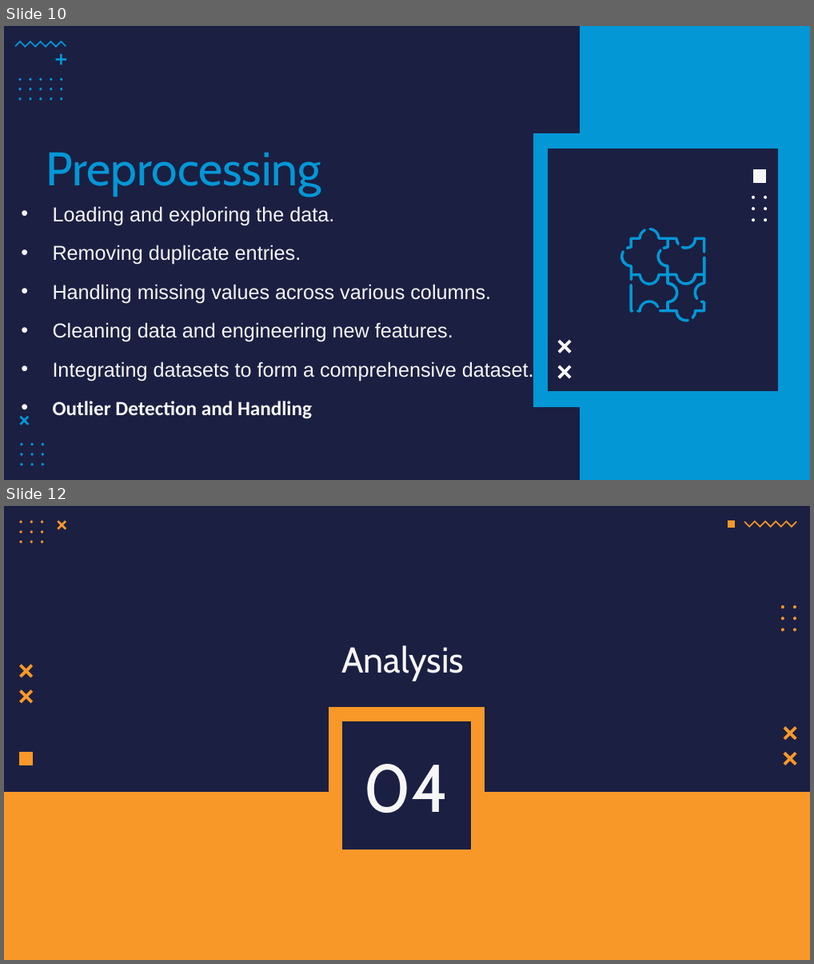
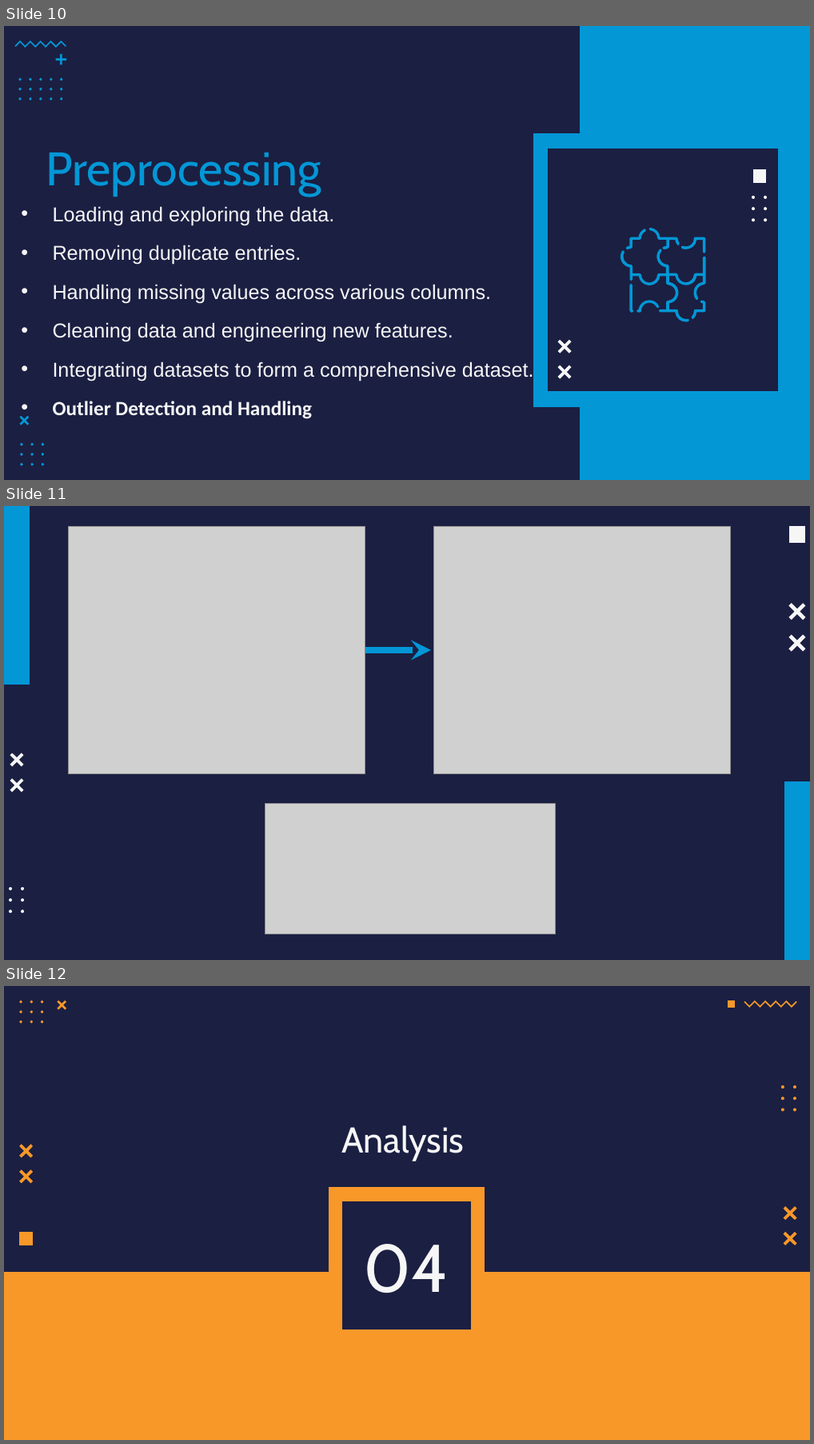
Before and after one commit to F102M8/data-science-project, a slide deck: presentation/GAME.pptx. Shown one above the other, each under a label of ours: slides 10 and 12 before the commit, slides 10, 11 and 12 after it; the slides between them are not shown. The pictures are 814x964 and 814x1444 pixels, drawn with LibreOffice and Linux fonts; fonts in the diff are those of the drawing; grey boxes stand for pictures. Boxes give left, top, right and bottom in pixels: in the first picture for what was removed or moved away, otherwise in the second. Text is boxed around its words. In the diff, an @@ line names an element or a change of style, - is before the commit and + after.

```diff
--- a/presentation/GAME.pptx
+++ b/presentation/GAME.pptx
@@ slide 11 added at (4, 506, 810, 960), background #1B1F42 @@
@@ freeform shape added at (4, 506, 30, 684), fill #0397D6 @@
@@ picture added at (69, 526, 366, 773) @@
@@ picture added at (434, 526, 730, 773) @@
@@ freeform shape added at (790, 526, 806, 543), fill #F6F6F6 @@
@@ freeform shape added at (790, 603, 806, 620), fill #F6F6F6 @@
@@ freeform shape added at (790, 634, 806, 651), fill #F6F6F6 @@
@@ arrow added from (366, 650) to (431, 650), #0397D6 6 pt @@
@@ freeform shape added at (10, 752, 23, 767), fill #F6F6F6 @@
@@ freeform shape added at (10, 779, 23, 792), fill #F6F6F6 @@
@@ freeform shape added at (785, 781, 810, 959), fill #0397D6 @@
@@ picture added at (266, 804, 554, 934) @@
@@ group added at (9, 887, 25, 912): 6 freeform shapes @@
```
Also in this commit, not shown: 3 slides changed, 3 other slides added, 5 slides removed.
